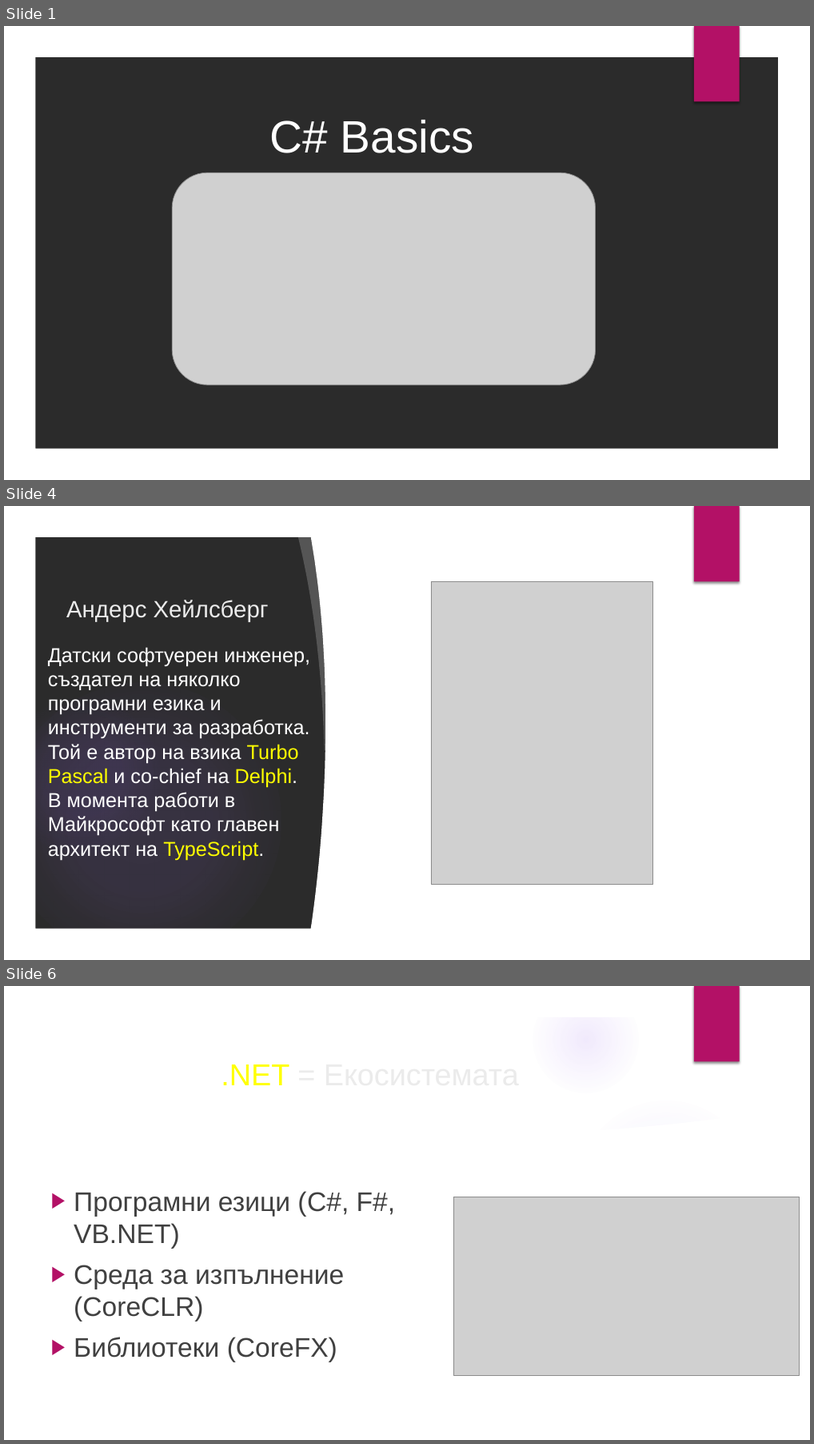
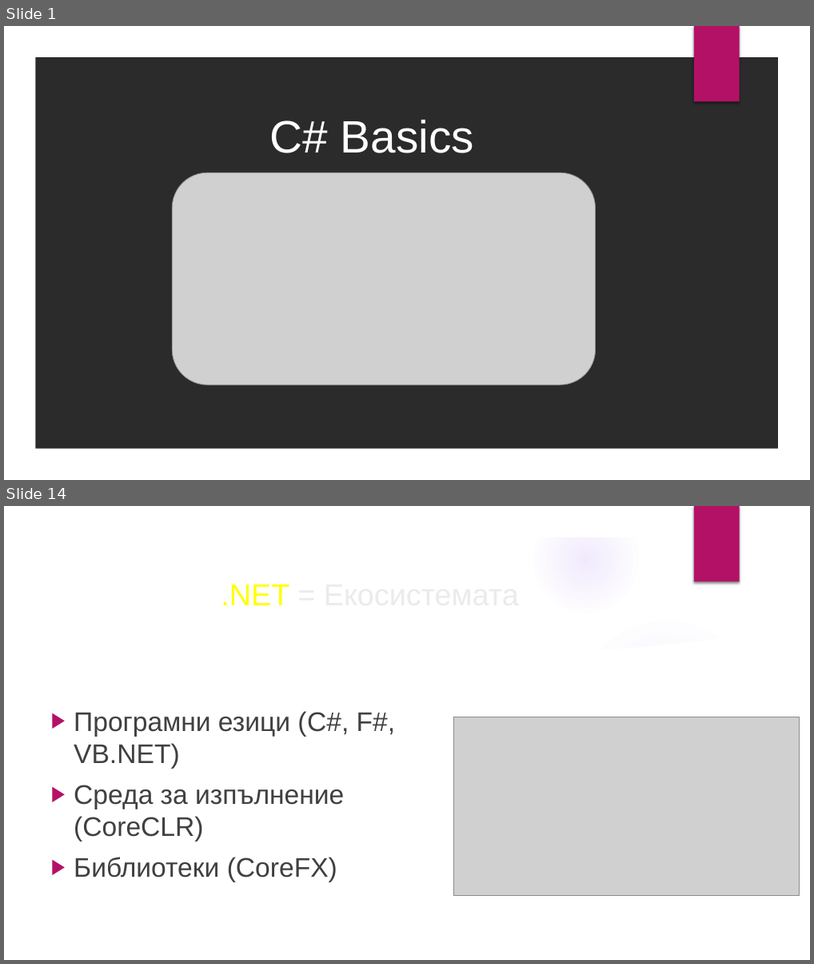
Before and after one commit to velizar92/CSharp-Programming-Presentations, a slide deck: C# Basics.pptx. Shown one above the other, each under a label of ours: slides 1, 4 and 6 before the commit, slides 1 and 14 after it; the slides between them are not shown. The pictures are 814x1444 and 814x964 pixels, drawn with LibreOffice and Linux fonts; fonts in the diff are those of the drawing; grey boxes stand for pictures; background and template pictures are left out; a plain dark background stands for a picture behind light text. Boxes give left, top, right and bottom in pixels: in the first picture for what was removed or moved away, otherwise in the second. Text is boxed around its words. In the diff, an @@ line names an element or a change of style, - is before the commit and + after.

```diff
--- a/C# Basics.pptx
+++ b/C# Basics.pptx
@@ slide 4 removed at [4,506,810,960], background picture (left out); not listed: 6 template elements that a slide beside it also shows @@
@@ freeform shape removed at [298,532,344,752] @@
@@ freeform shape removed at [310,532,394,932] @@
@@ rectangle removed at [382,532,782,933] @@
@@ title removed at [66,600,269,622] @@
-Андерс Хейлсберг
@@ picture removed at [431,582,653,884] @@
@@ text removed at [48,647,310,860] @@
-Датски софтуерен инженер, създател на няколко програмни езика и инструменти за разработка. Той е автор на взика Turbo Pascal и co-chief на Delphi. В момента работи в Майкрософт като главен архитект на TypeScript.
@@ what was slide 6 is now slide 14 @@
```
Also in this commit, not shown: 8 slides changed, 16 slides added, 1 other slide removed.
